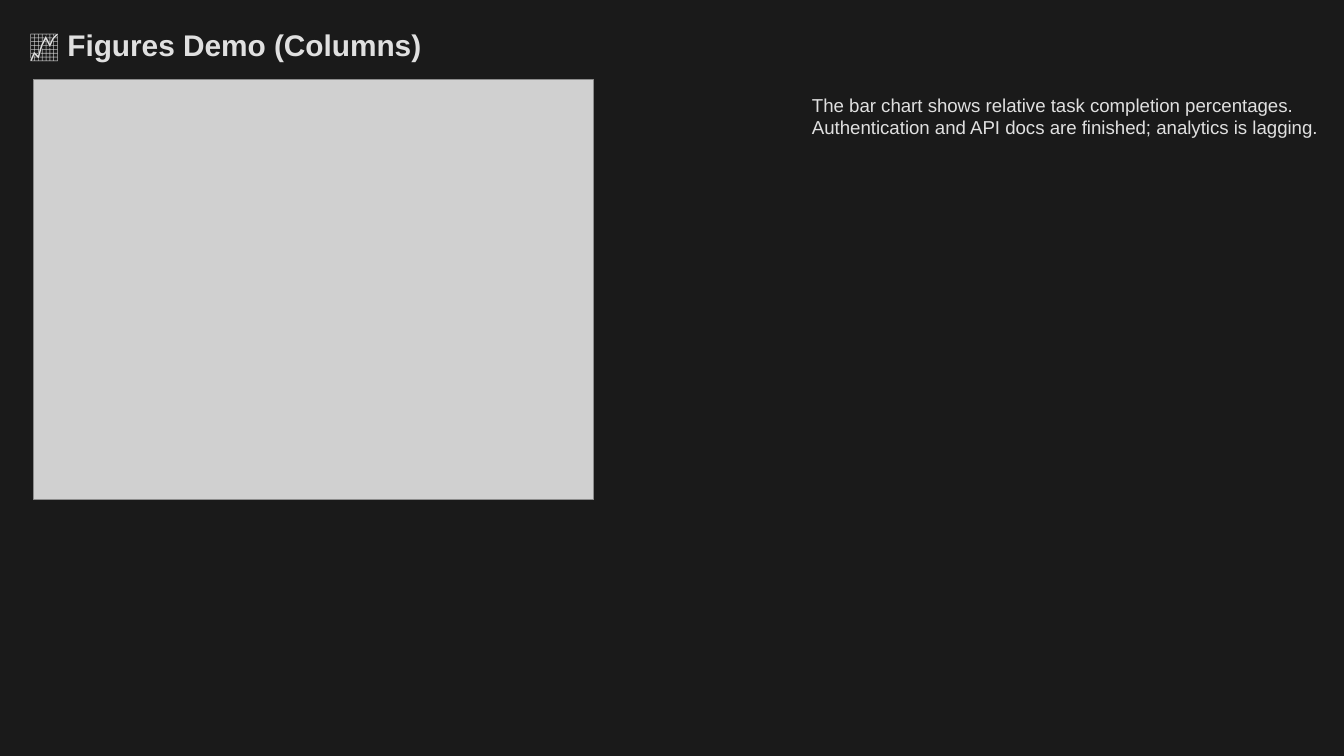
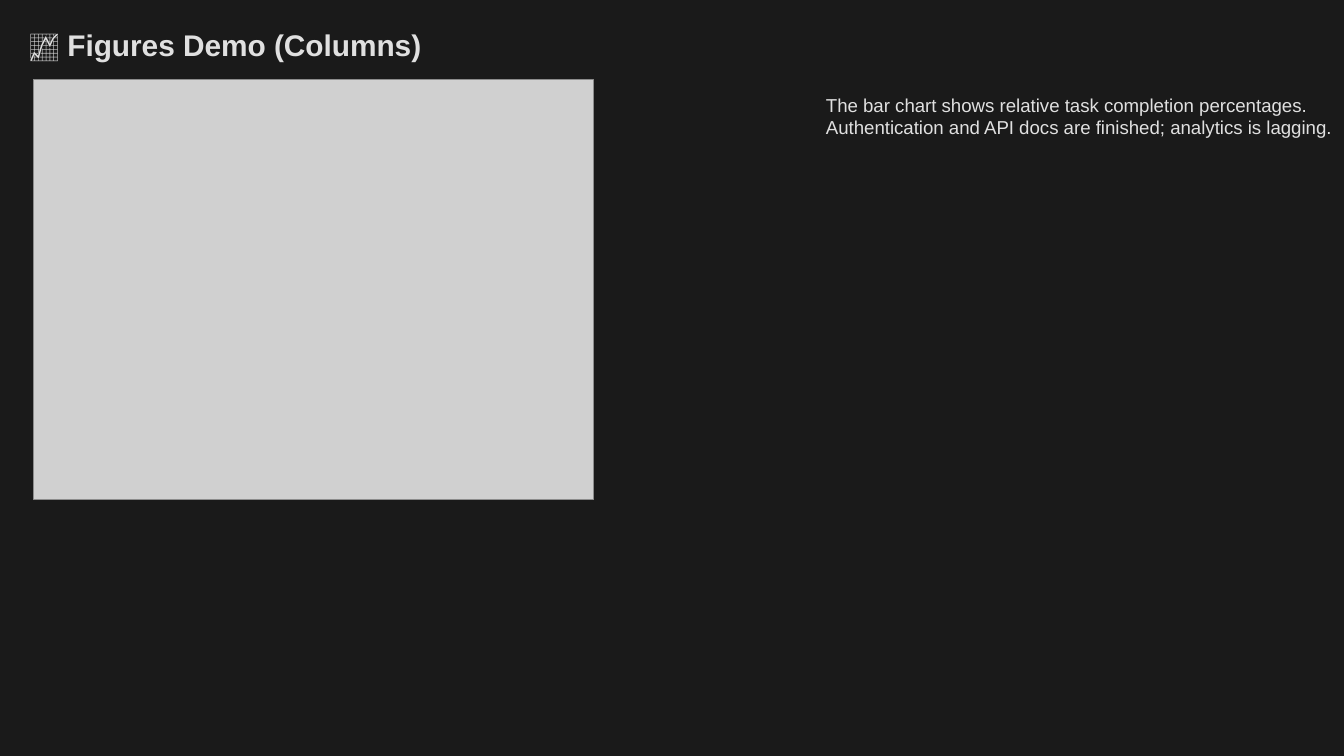
Before and after one commit to louisazhou/slidegenerator, a slide deck: slide 20 of output/comprehensive_demo_dark.pptx (slide 17 before the commit). Drawn at 1344x756 pixels with LibreOffice and Linux fonts; fonts in the diff are those of the drawing; grey boxes stand for pictures. Boxes give left, top, right and bottom in pixels: in the first picture for what was removed or moved away, otherwise in the second. Text is boxed around its words. In the diff, an @@ line names an element or a change of style, - is before the commit and + after.

```diff
--- a/output/comprehensive_demo_dark.pptx
+++ b/output/comprehensive_demo_dark.pptx
@@ text "The bar chart shows relative ...": place and size @@
-text "The bar chart shows relative ..." at (812,98,1317,138)
+text "The bar chart shows relative ..." at (826,98,1331,138)
```
Also in this commit, not shown: 8 other slides changed, 3 slides added, 22 other files.
